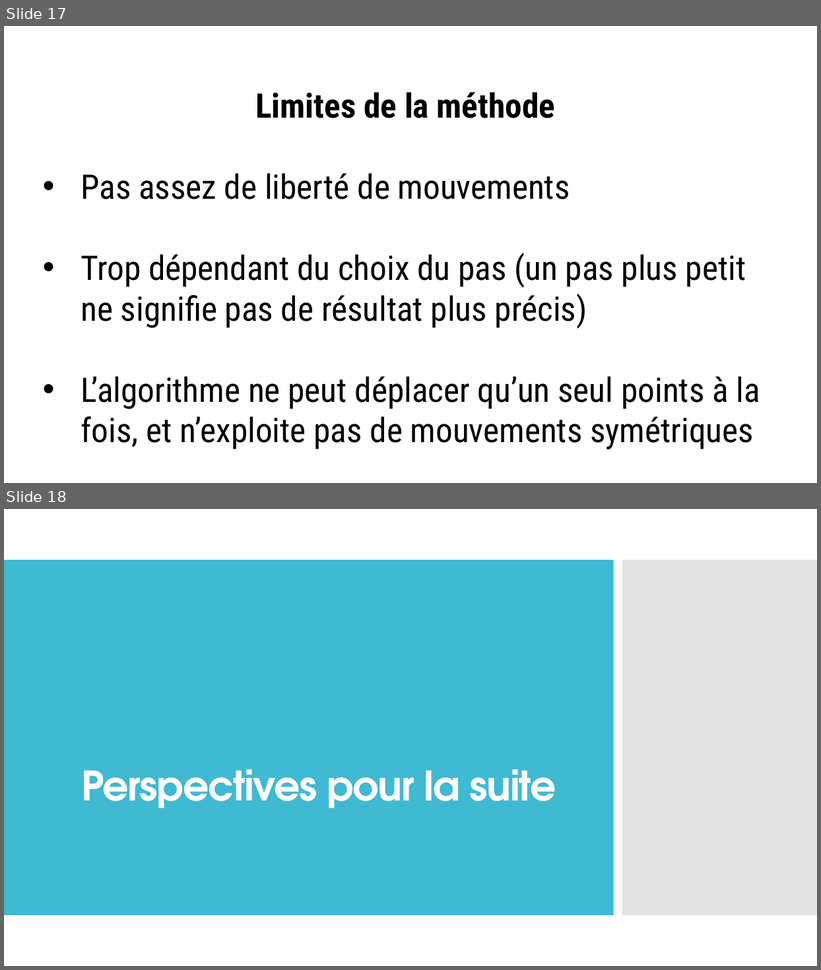
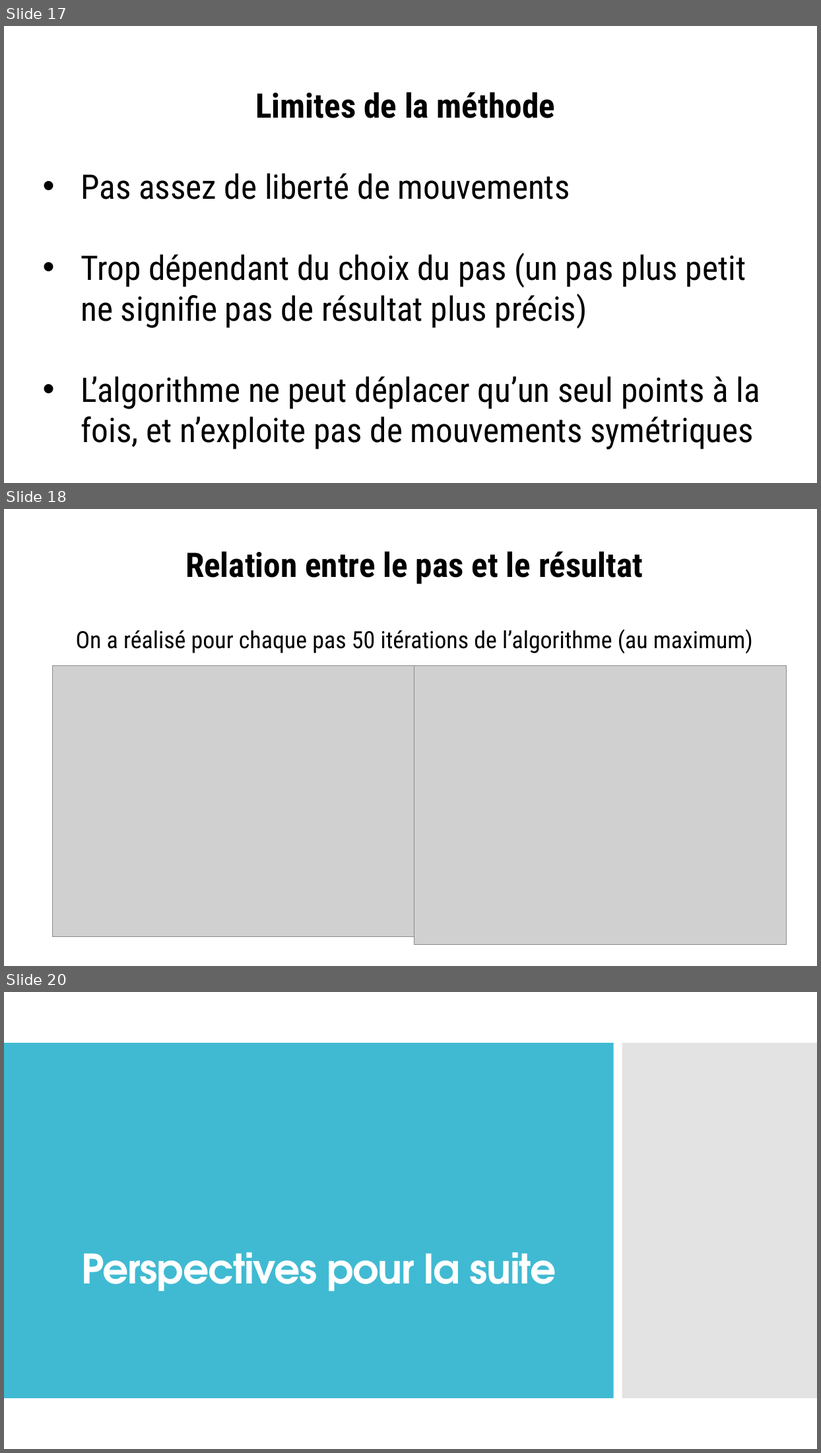
Before and after one commit to Savagerqt/Projet2A, a slide deck: Présentation1.pptx. Shown one above the other, each under a label of ours: slides 17 and 18 before the commit, slides 17, 18 and 20 after it; the slides between them are not shown. The pictures are 821x970 and 821x1453 pixels, drawn with LibreOffice and Linux fonts; fonts in the diff are those of the drawing; grey boxes stand for pictures; background and template pictures are left out. Boxes give left, top, right and bottom in pixels: in the first picture for what was removed or moved away, otherwise in the second. Text is boxed around its words. In the diff, an @@ line names an element or a change of style, - is before the commit and + after.

```diff
--- a/Présentation1.pptx
+++ b/Présentation1.pptx
@@ slide 18 added at (4,509,817,966), background #FFFFFF @@
@@ text added at (76,551,753,654), 28 pt, text #000000 @@
+Relation entre le pas et le résultat
+On a réalisé pour chaque pas 50 itérations de l’algorithme (au maximum)
@@ picture added at (53,666,415,937) @@
@@ picture added at (415,666,787,945) @@
@@ what was slide 18 is now slide 20 @@
```
Also in this commit, not shown: 1 slide changed, 1 other slide added, 6 other files.
